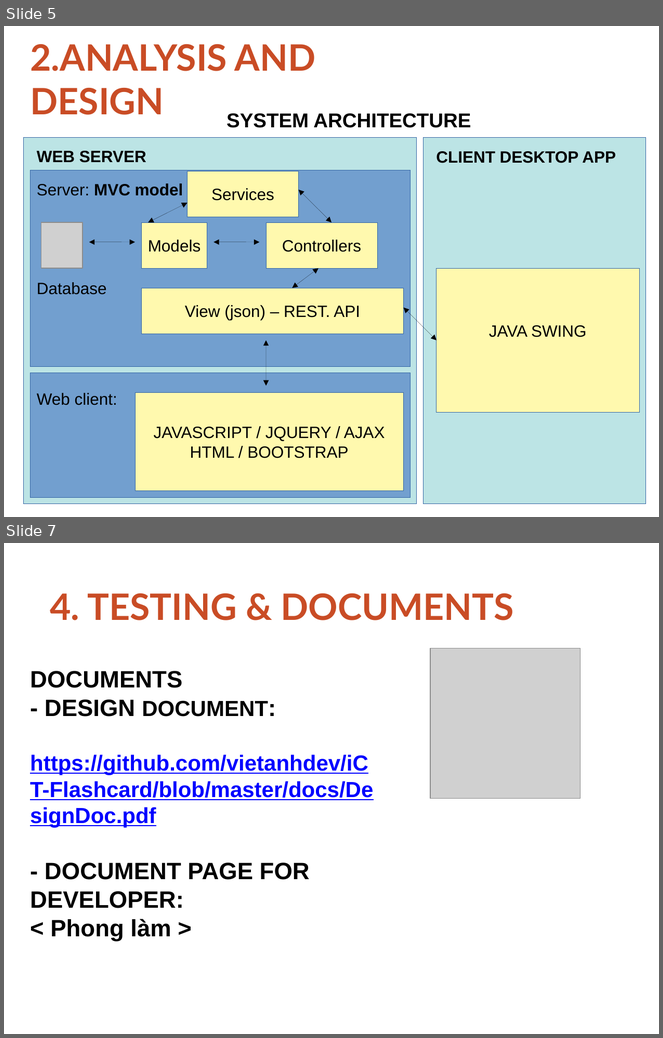
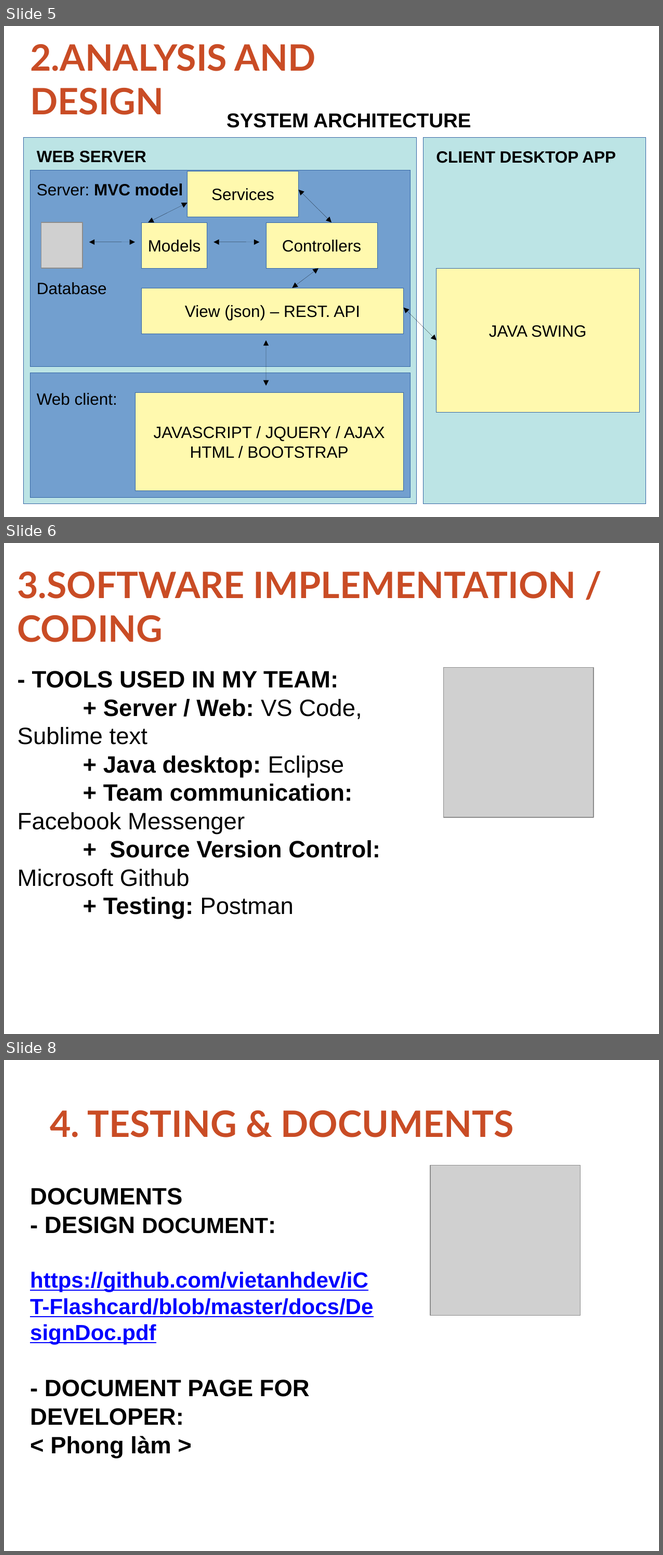
Before and after one commit to thoatran/iCT-Flashcard, a slide deck: docs/ReportSlides.odp. Shown one above the other, each under a label of ours: slides 5 and 7 before the commit, slides 5, 6 and 8 after it; the slides between them are not shown. The pictures are 663x1038 and 663x1555 pixels, drawn with LibreOffice and Linux fonts; fonts in the diff are those of the drawing; grey boxes stand for pictures; background and template pictures are left out. Boxes give left, top, right and bottom in pixels: in the first picture for what was removed or moved away, otherwise in the second. Text is boxed around its words. In the diff, an @@ line names an element or a change of style, - is before the commit and + after.

```diff
--- a/docs/ReportSlides.odp
+++ b/docs/ReportSlides.odp
@@ slide 6 added at <box>4,543,659,1034</box>, background #FFFFFF @@
@@ text added at <box>17,572,577,642</box>, 40 pt, text #C94C25, bold @@
+3.SOFTWARE IMPLEMENTATION / CODING
@@ picture added at <box>443,667,594,818</box> @@
@@ text added at <box>18,671,380,919</box>, 26 pt, text #000000, bold @@
+- TOOLS USED IN MY TEAM:
++ Server / Web: VS Code, Sublime text
++ Java desktop: Eclipse
++ Team communication: Facebook Messenger
++ Source Version Control: Microsoft Github
++ Testing: Postman
@@ what was slide 7 is now slide 8 @@
```
Also in this commit, not shown: 4 slides changed, 1 other slide added, 1 other file.
